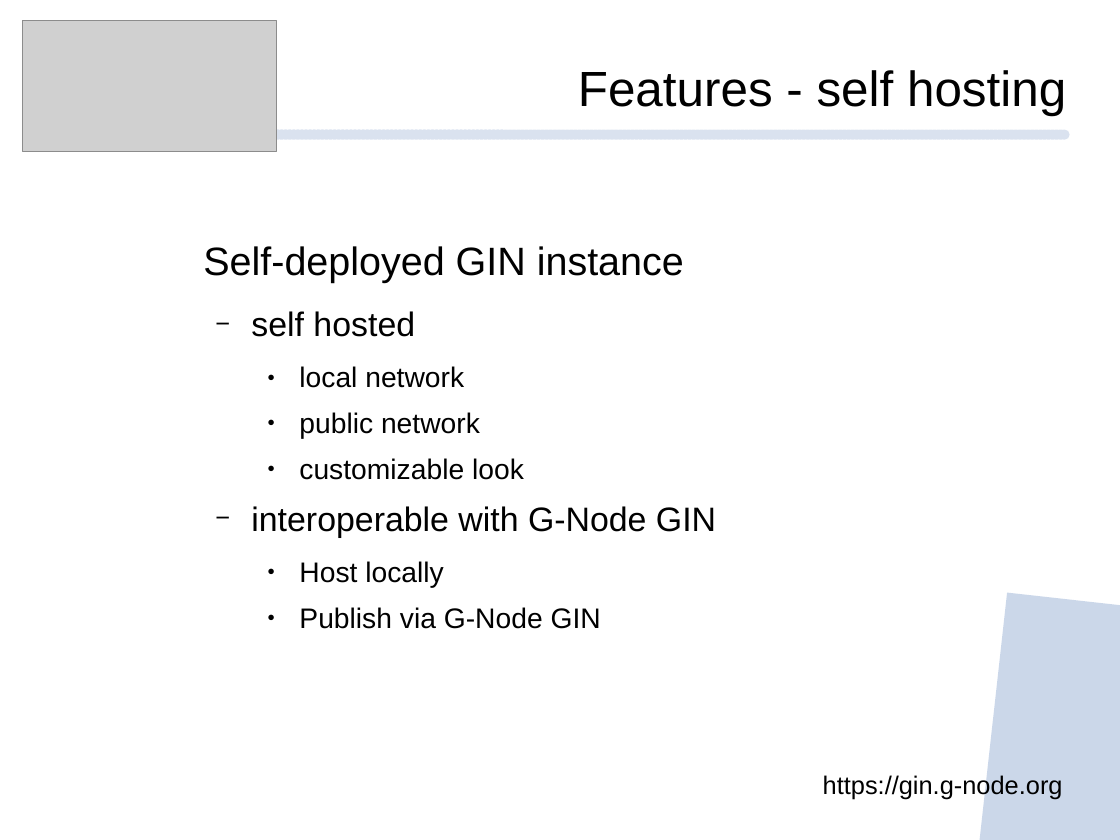
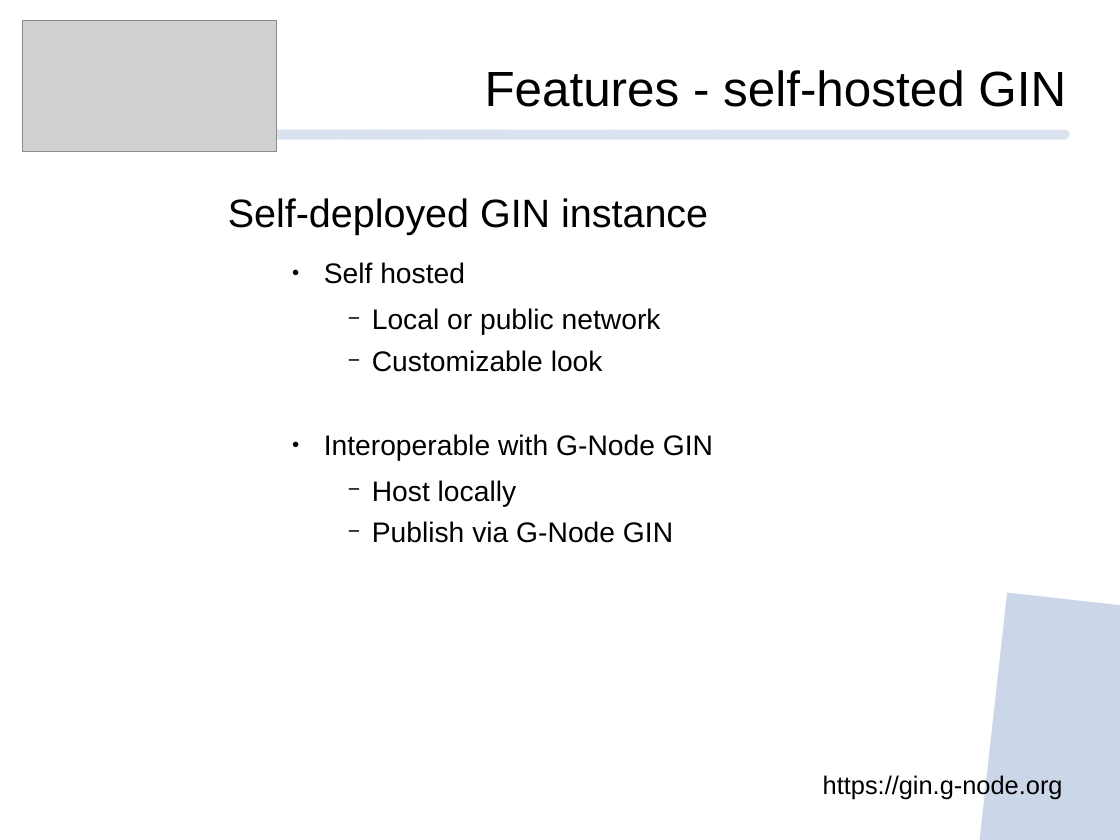
Before and after one commit to mpsonntag/prespost, a slide deck: slide 12 of 202209_INCF_online/202209_INCF_Online_GIN.odp. Drawn at 1120x840 pixels with LibreOffice and Linux fonts; fonts in the diff are those of the drawing; grey boxes stand for pictures; background and template pictures are left out. Boxes give left, top, right and bottom in pixels: in the first picture for what was removed or moved away, otherwise in the second. Text is boxed around its words. In the diff, an @@ line names an element or a change of style, - is before the commit and + after.

```diff
--- a/202209_INCF_online/202209_INCF_Online_GIN.odp
+++ b/202209_INCF_online/202209_INCF_Online_GIN.odp
@@ text at <box>485,70,1066,107</box>: text changed @@
-Features - self hosting
+Features - self-hosted GIN
@@ text "Self-deployed GIN instance": place and size @@
-text "Self-deployed GIN instance" at <box>203,246,716,629</box>
+text "Self-deployed GIN instance" at <box>228,198,713,543</box>
@@ text at <box>324,262,713,461</box>: text changed @@
-  − self hosted
-    ● local network
-    ● public network
-    ● customizable look
-  − interoperable with G-Node GIN
+    ● Self hosted
+      − Local or public network
+      − Customizable look
+    ● Interoperable with G-Node GIN
@@ text at <box>372,480,673,543</box>: bullet ● to −; list level 3 to 4 in "Host locally"; list level 3 to 4 in "Publish via G-Node GIN" @@
```
Also in this commit, not shown: 7 other slides changed.
